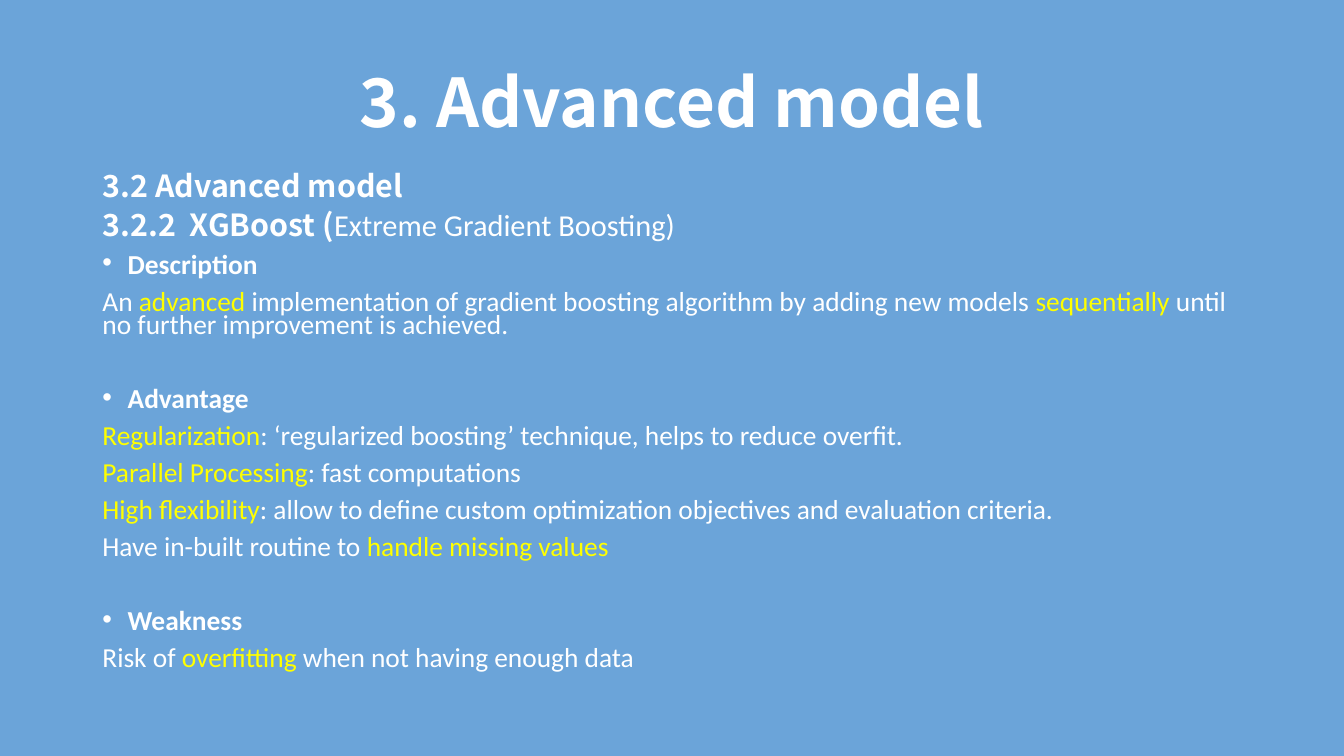
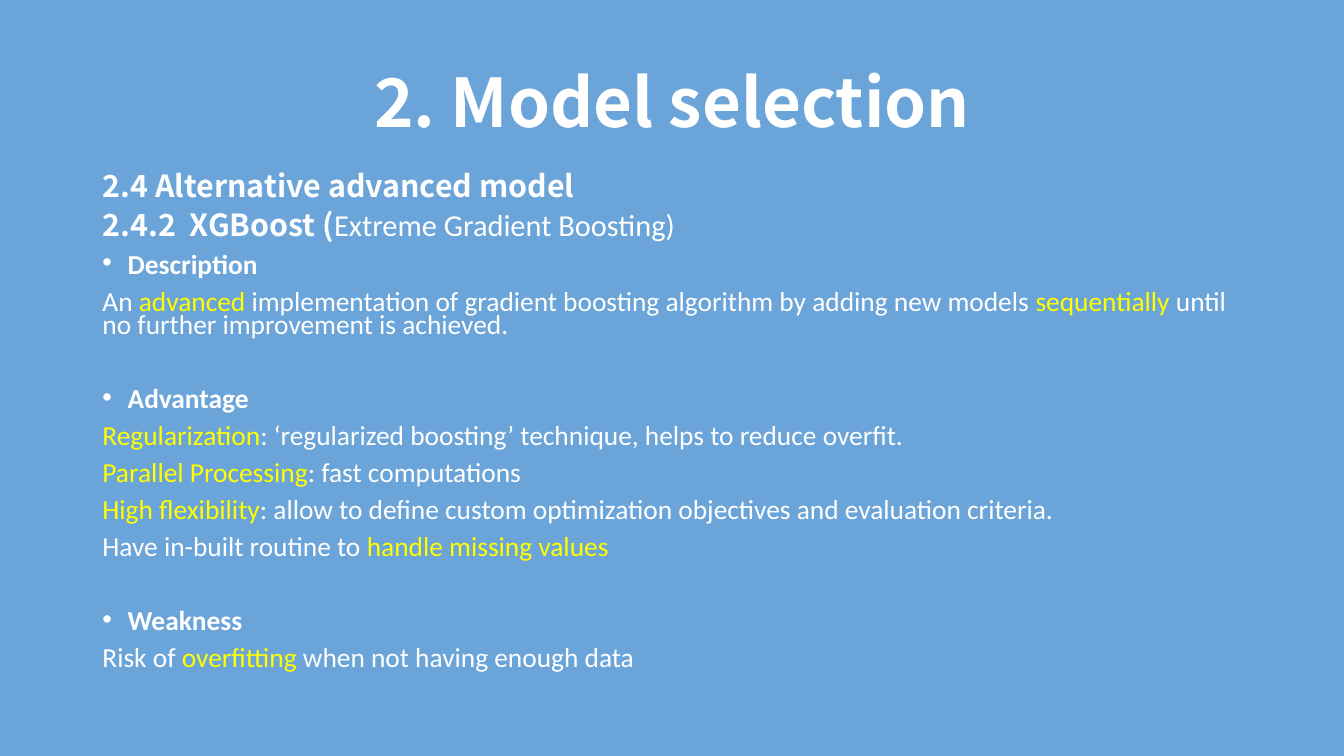
Before and after one commit to TZstatsADS/Spring2018-Project3-Group4, a slide deck: slide 8 of doc/model selection and evaluation.pptx. Drawn at 1344x756 pixels with LibreOffice and Linux fonts; fonts in the diff are those of the drawing. Boxes give left, top, right and bottom in pixels: in the first picture for what was removed or moved away, otherwise in the second. Text is boxed around its words. In the diff, an @@ line names an element or a change of style, - is before the commit and + after.

```diff
--- a/doc/model selection and evaluation.pptx
+++ b/doc/model selection and evaluation.pptx
@@ title at box(374, 72, 970, 128): text changed @@
-3. Advanced model
+2. Model selection
@@ text at box(102, 172, 675, 242): text changed @@
-3.2 Advanced model
-3.2.2 XGBoost (Extreme Gradient Boosting)
+2.4 Alternative advanced model
+2.4.2 XGBoost (Extreme Gradient Boosting)
```
Also in this commit, not shown: 12 other slides changed.
